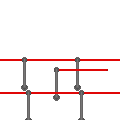
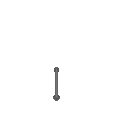
The second 120×120 image is a revision of the first. Changes to its layers:
hid group "linepoles3" (6 layers) over [0, 90, 120, 120]
added layer "Layer 21" in group "linepoles2" over [53, 69, 60, 94]
hid "Layer 4 copy 3" over [53, 67, 108, 101]
hid group "linepoles1" (6 layers) over [0, 57, 120, 91]
hid "Background" over [0, 57, 120, 120]
